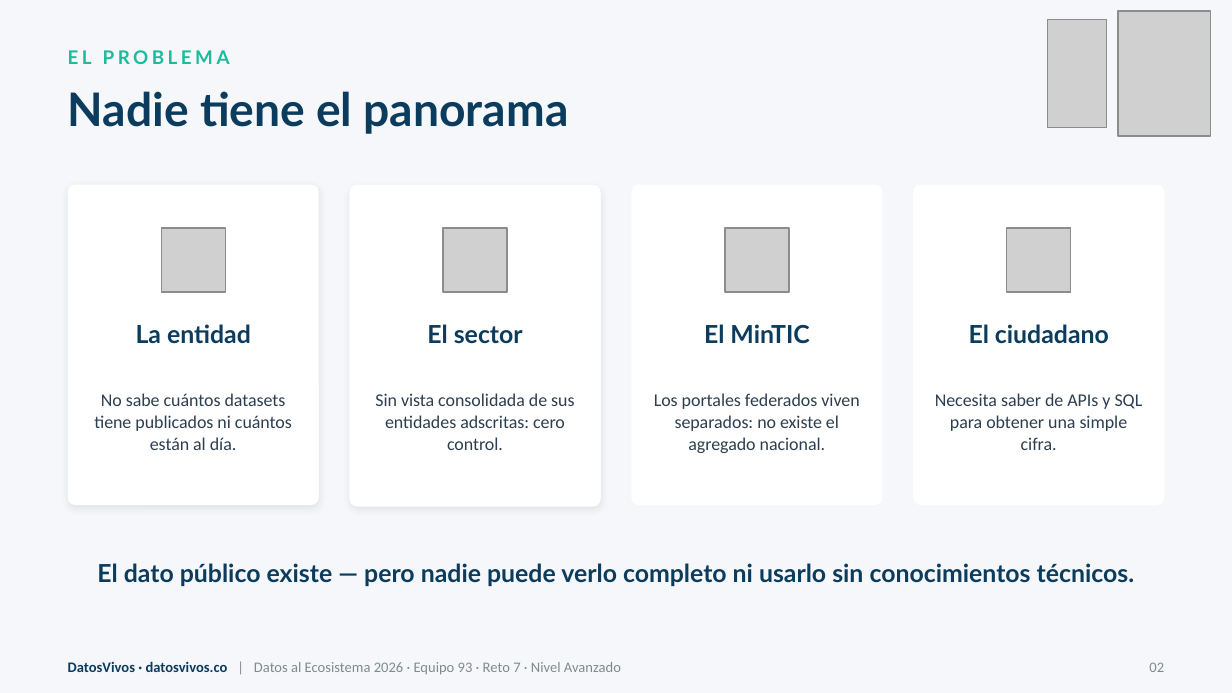
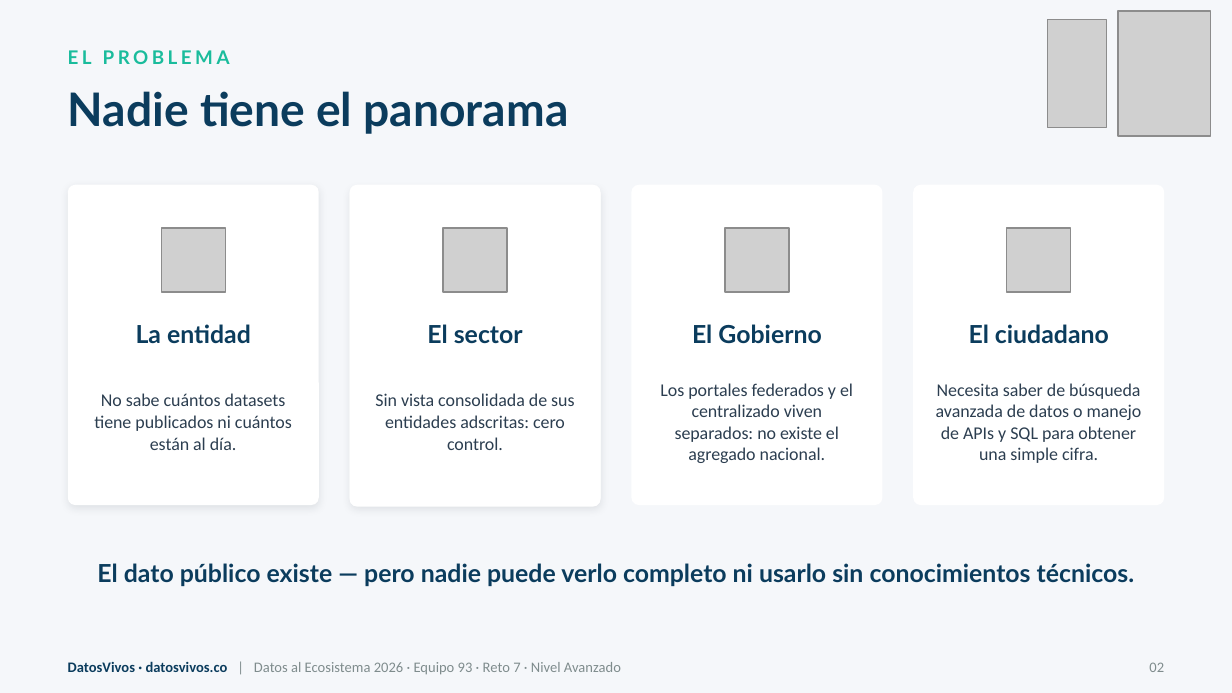
Before and after one commit to jsricop/DatosVivos, a slide deck: slide 2 of recursos/presentacion.pptx. Drawn at 1232x693 pixels with LibreOffice and Linux fonts; fonts in the diff are those of the drawing; grey boxes stand for pictures. Boxes give left, top, right and bottom in pixels: in the first picture for what was removed or moved away, otherwise in the second. Text is boxed around its words. In the diff, an @@ line names an element or a change of style, - is before the commit and + after.

```diff
--- a/recursos/presentacion.pptx
+++ b/recursos/presentacion.pptx
@@ text at bbox=[692, 324, 821, 344]: text changed @@
-El MinTIC
+El Gobierno
@@ text at bbox=[660, 383, 853, 463]: text changed @@
-Los portales federados viven separados: no existe el agregado nacional.
+Los portales federados y el centralizado viven separados: no existe el agregado nacional.
@@ text at bbox=[936, 383, 1142, 463]: text changed @@
-Necesita saber de APIs y SQL para obtener una simple cifra.
+Necesita saber de búsqueda avanzada de datos o manejo de APIs y SQL para obtener una simple cifra.
```
Also in this commit, not shown: 5 other slides changed, 1 slide added, 3 other files.
